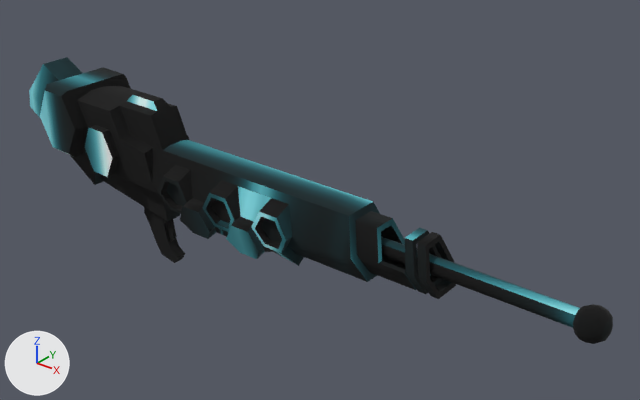
Two versions of the glTF model base/loadout/rail/weapon.glb, one commit apart.
One viewpoint serves both versions: a 50 mm lens placed at (45.4, -34.8, 27.9), pointed at (15.8, 2.2, 4.9). The lights are fixed; the arrows at lower left show +X, +Y and +Z.

In view in the first picture: 'eb'.
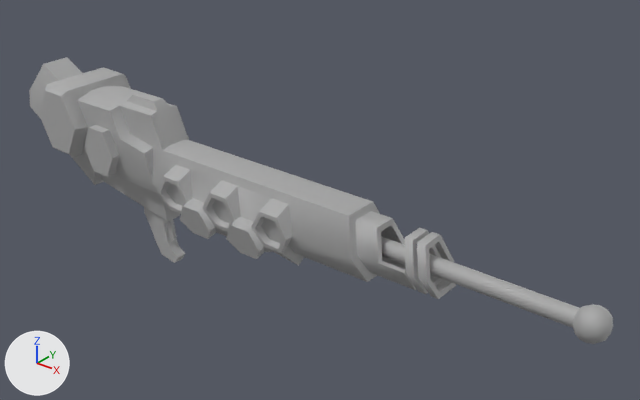
Location of each change, [x1, y1, x2, y2] in pixels of the pictures (640 x 400 px):
'eb', recoloured: [29, 57, 613, 344] in both

The edits, one by one:
Material 'weapon' (mat_weapon) is new.
Its base color is (0.588, 0.588, 0.588) (light grey #cacaca).
Its metallic is 1.0.
Its roughness is 0.859.
me_eb has 493 vertices, 942 faces and spans x -7.0..34.6, y -2.7..2.7, z -2.0..9.9.
me_eb no longer uses material mat_weapons_eb_texture (picture img_model0_tex00).
me_eb now uses material mat_weapon (light grey #cacaca).
